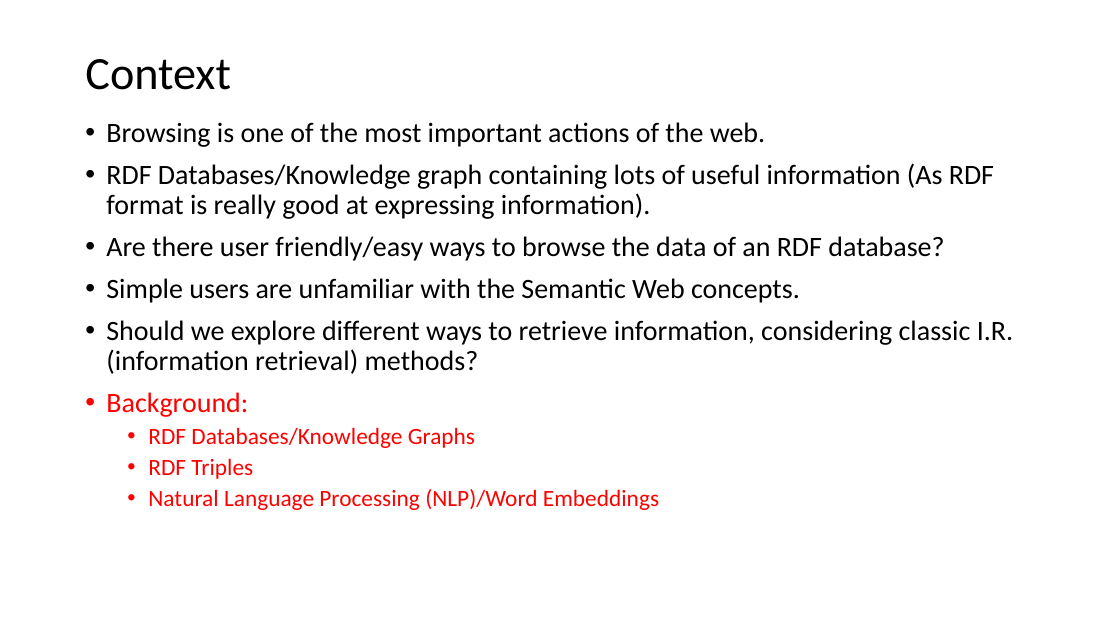
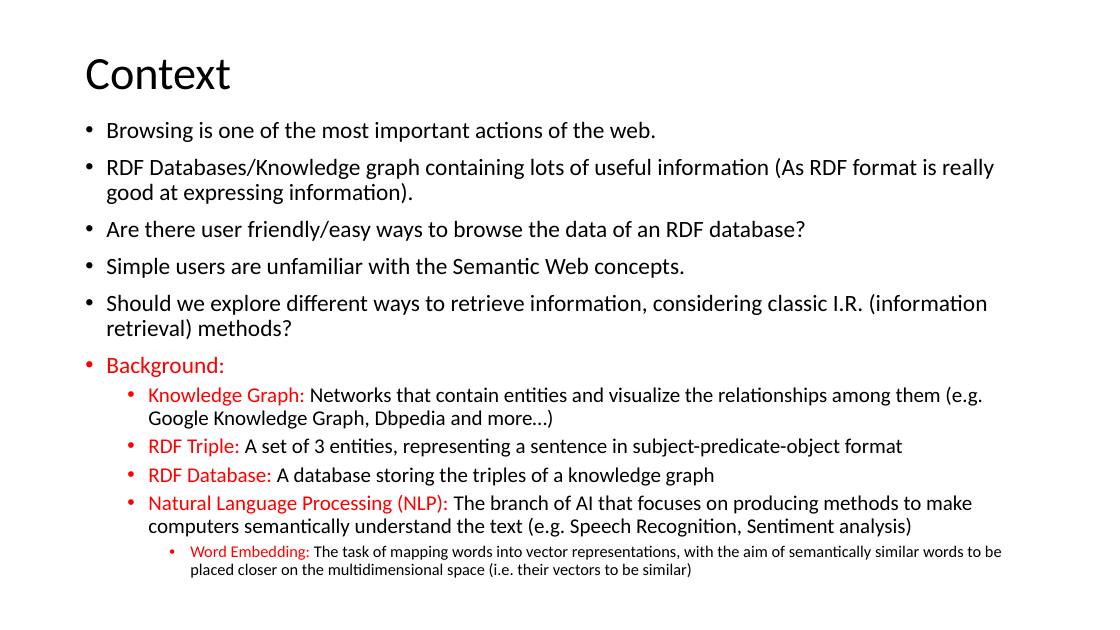
Before and after one commit to MChatzakis/RDFsim, a slide deck: slide 2 of RDFsim/presentation/RDFsim.pptx. Drawn at 1120x630 pixels with LibreOffice and Linux fonts; fonts in the diff are those of the drawing. Boxes give left, top, right and bottom in pixels: in the first picture for what was removed or moved away, otherwise in the second. Text is boxed around its words. In the diff, an @@ line names an element or a change of style, - is before the commit and + after.

```diff
--- a/RDFsim/presentation/RDFsim.pptx
+++ b/RDFsim/presentation/RDFsim.pptx
@@ text at [106, 121, 994, 377]: size 24 to 20 pt in "Browsing is one of the most important ...", "RDF Databases/Knowledge graph containing lots of useful ...", "Are there user friendly/easy ways to browse ...", "Simple users are unfamiliar with the Semantic ..." and 2 more places @@
@@ text at [148, 387, 1002, 578]: text changed; size 20 to 18 pt; text colour #FF0000 to #000000 @@
-  • RDF Databases/Knowledge Graphs
-  • RDF Triples
-  • Natural Language Processing (NLP)/Word Embeddings
+  • Knowledge Graph: Networks that contain entities and visualize the relationships among them (e.g. Google Knowledge Graph, Dbpedia and more…)
+  • RDF Triple: A set of 3 entities, representing a sentence in subject-predicate-object format
+  • RDF Database: A database storing the triples of a knowledge graph
+  • Natural Language Processing (NLP): The branch of AI that focuses on producing methods to make computers semantically understand the text (e.g. Speech Recognition, Sentiment analysis)
+    • Word Embedding: The task of mapping words into vector representations, with the aim of semantically similar words to be placed closer on the multidimensional space (i.e. their vectors to be similar)
```
Also in this commit, not shown: 1 other slide changed.
